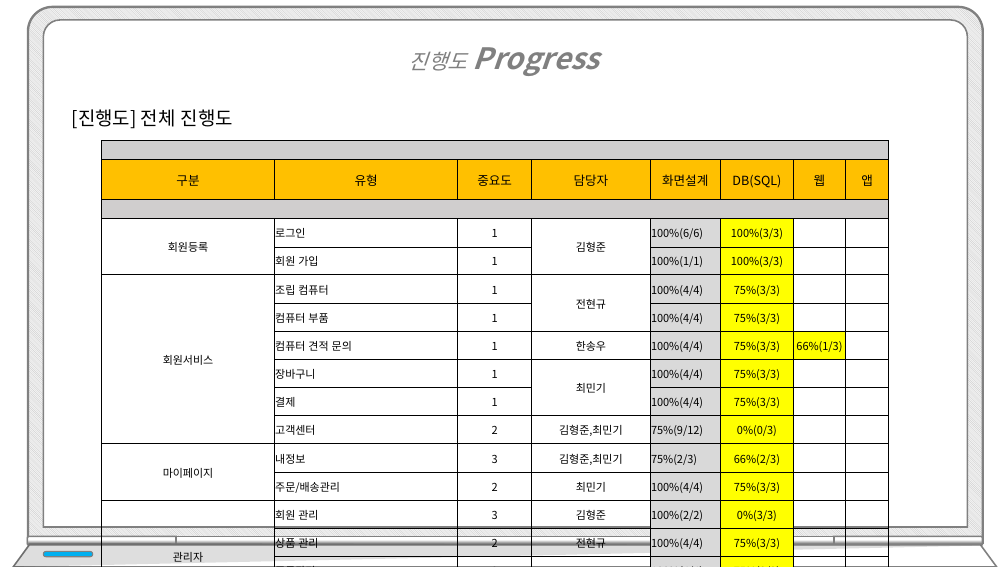
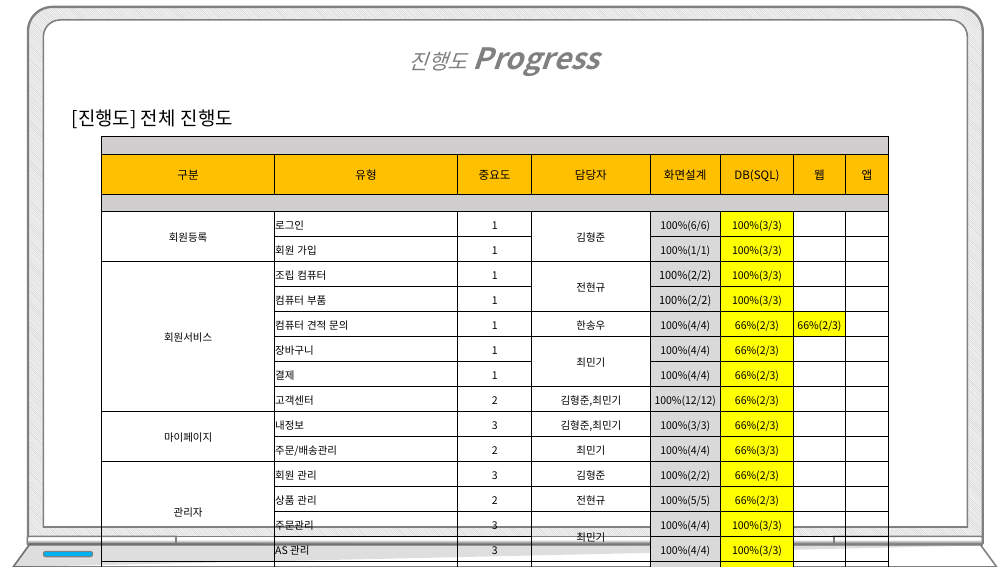
Before and after one commit to hhsw07/ezen-academy-projects, a slide deck: slide 6 of WebContent/발표/3차/프로젝트5_3차.pptx. Drawn at 1008x567 pixels with LibreOffice and Linux fonts; fonts in the diff are those of the drawing. Boxes give left, top, right and bottom in pixels: in the first picture for what was removed or moved away, otherwise in the second. Text is boxed around its words. In the diff, an @@ line names an element or a change of style, - is before the commit and + after.

```diff
--- a/WebContent/발표/3차/프로젝트5_3차.pptx
+++ b/WebContent/발표/3차/프로젝트5_3차.pptx
@@ table at bbox=[102, 137, 890, 561] @@
-row 6, column 5: 100%(4/4)
+row 6, column 5: 100%(2/2)
-row 6, column 6: 75%(3/3)
+row 6, column 6: 100%(3/3)
-row 7, column 5: 100%(4/4)
+row 7, column 5: 100%(2/2)
-row 7, column 6: 75%(3/3)
+row 7, column 6: 100%(3/3)
-row 8, column 6: 75%(3/3)
+row 8, column 6: 66%(2/3)
-row 8, column 7: 66%(1/3)
+row 8, column 7: 66%(2/3)
-row 9, column 6: 75%(3/3)
+row 9, column 6: 66%(2/3)
-row 10, column 6: 75%(3/3)
+row 10, column 6: 66%(2/3)
-row 11, column 5: 75%(9/12)
+row 11, column 5: 100%(12/12)
-row 11, column 6: 0%(0/3)
+row 11, column 6: 66%(2/3)
-row 12, column 5: 75%(2/3)
+row 12, column 5: 100%(3/3)
-row 13, column 6: 75%(3/3)
+row 13, column 6: 66%(3/3)
-row 14, column 6: 0%(3/3)
+row 14, column 6: 66%(2/3)
-row 15, column 5: 100%(4/4)
+row 15, column 5: 100%(5/5)
-row 15, column 6: 75%(3/3)
+row 15, column 6: 66%(2/3)
-row 16, column 6: 75%(3/3)
+row 16, column 6: 100%(3/3)
-row 17, column 6: 75%(3/3)
+row 17, column 6: 100%(3/3)
-row 18, column 6: 75%(3/3)
+row 18, column 6: 100%(3/3)
@@ size 12 to 11 pt in "구분", "유형", "중요도", "담당자" and 4 more places @@
@@ size 10.5 to 10 pt in "회원등록", "로그인", "1", "김형준" and 55 more places @@
@@ alignment left to centre @@
@@ table: place and size @@
-table at bbox=[102, 141, 890, 566]
+table at bbox=[102, 137, 890, 561]
```
Also in this commit, not shown: 2 other slides changed.
